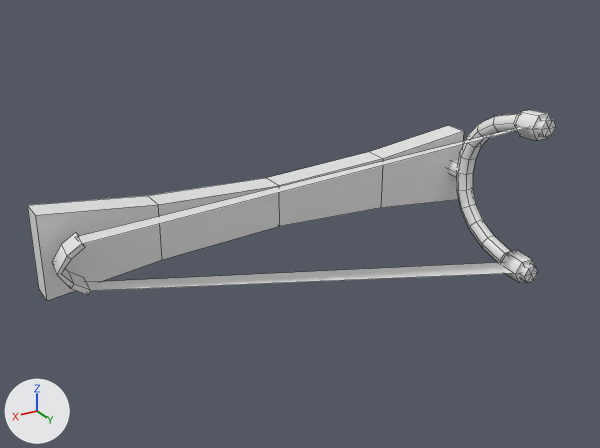
The FBX model Assets/Meshes/Buildings/Canons/Canon_02/Mesh_Canon_02.fbx as it was, and as the next commit left it.
One viewpoint serves both versions: a camera (50 mm lens) standing at (2.4, 3.94, 1.97) and looking at (0.06, 0.04, 0.02). Lighting does not change. The marker at lower left points along +X, +Y and +Z. The picture after the commit comes second. Mesh edges are drawn as thin lines. Vertices at exactly the same position are counted once.

The first picture shows 'honda.001'.
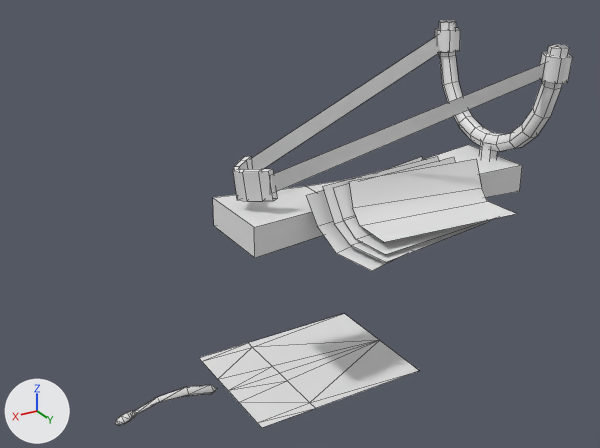
What differs and where, as boxes [x1, y1, x2, y2] in the pictures (600 x 448 px; the box of a moved part takes in the faces that stretch with it):
'honda.001', reshaped, turned, rescaled: before [27, 110, 556, 301]; after [115, 20, 573, 428]
part 1 of me_béziercurve_002, moved or reshaped: before [448, 114, 556, 282]; after [439, 20, 569, 159]
part 2 of me_béziercurve_002, moved or reshaped: before [515, 110, 551, 140]; after [435, 28, 460, 52]
part 3 of me_béziercurve_002, moved or reshaped: before [27, 125, 464, 301]; after [213, 145, 522, 258]
part 4 of me_béziercurve_002, moved or reshaped: before [502, 250, 535, 283]; after [540, 52, 573, 84]
part 5 of me_béziercurve_002, deleted: before [52, 232, 90, 295]
part 6 of me_béziercurve_002, deleted: before [79, 127, 528, 291]
part 7 of me_béziercurve_002, added: after [115, 36, 546, 428]

Patch to the scene script:
```diff
--- a/Assets/Meshes/Buildings/Canons/Canon_02/Mesh_Canon_02.fbx.py
+++ b/Assets/Meshes/Buildings/Canons/Canon_02/Mesh_Canon_02.fbx.py
@@ me_béziercurve_002 @@
 # used by ob_honda_001; location = (0.0, 0.0, 0.0); rotation_euler = (-1.571, 1.571, 0.0), in degrees (-90, 90, 0); scale = (0.01, 0.01, 0.01)
 # verts and faces of me_béziercurve_002; kept vertices keep their numbers, new ones are numbered from 168
 # before: 37 (-51.0, 141.0, 43.0), 38 (-47.0, 142.0, 33.0), 39 (-14.0, -133.0, -9.0) at pixel (81, 244), 40 (-14.0, -133.0, -21.0) at pixel (74, 237), 128 (51.0, 141.0, 43.0)
 # before: 129 (47.0, 142.0, 33.0), 130 (14.0, -133.0, -9.0), 131 (14.0, -133.0, -21.0)
-me_béziercurve_002.from_pydata(...)  # 168 vertices, 164 faces; spans x -57.0..57.0, y -150.0..153.0, z -49.0..50.0
+me_béziercurve_002.from_pydata(...)  # 266 vertices, 267 faces; spans x -2.0..1.0, y -1.0..1.0, z -1.0..1.0
+# me_béziercurve_002 part 1: the loose piece of 92 vertices spanning x -55.0..55.0, y 138.0..150.0, z -38.0..50.0 is scaled about its middle by (0, -0.000195, 0.01), then moved by (-1.0, -144.0, -5.0)
+# me_béziercurve_002 part 2: the loose piece of 14 vertices spanning x -57.0..-41.0, y 135.0..153.0, z 29.0..46.0 is turned 90 degrees about the z axis through the mesh origin and scaled by 0.01
+# me_béziercurve_002 part 3: the loose piece of 20 vertices spanning x -26.0..26.0, y -150.0..150.0, z -49.0..-32.0 is turned 90 degrees about the z axis through the mesh origin and scaled by 0.00663
+# me_béziercurve_002 part 4: the loose piece of 14 vertices spanning x 41.0..57.0, y 135.0..153.0, z 29.0..46.0 is turned 90 degrees about the z axis through the mesh origin and scaled by 0.01
+# me_béziercurve_002 part 5: the loose piece of 20 vertices spanning x -15.0..15.0, y -148.0..-130.0, z -25.0..-7.0 is deleted
+# me_béziercurve_002 part 6
+delete_vertices([*range(37, 41), *range(128, 132)])  # with the faces that use them
+# me_béziercurve_002 part 7
+# 126 vertices are added at x -1.0..1.0, y -1.0..1.0, z -1.0..1.0
+# 123 new faces join them
 me_béziercurve_002.materials.append(mat_atlas_mat)
@@ ob_honda_001 @@
 ob_honda_001.location = (0.0, 0.0, 0.0)
-ob_honda_001.rotation_euler = (-1.571, 1.571, 0.0)  # degrees (-90, 90, 0)
-ob_honda_001.scale = (0.01, 0.01, 0.01)
```
